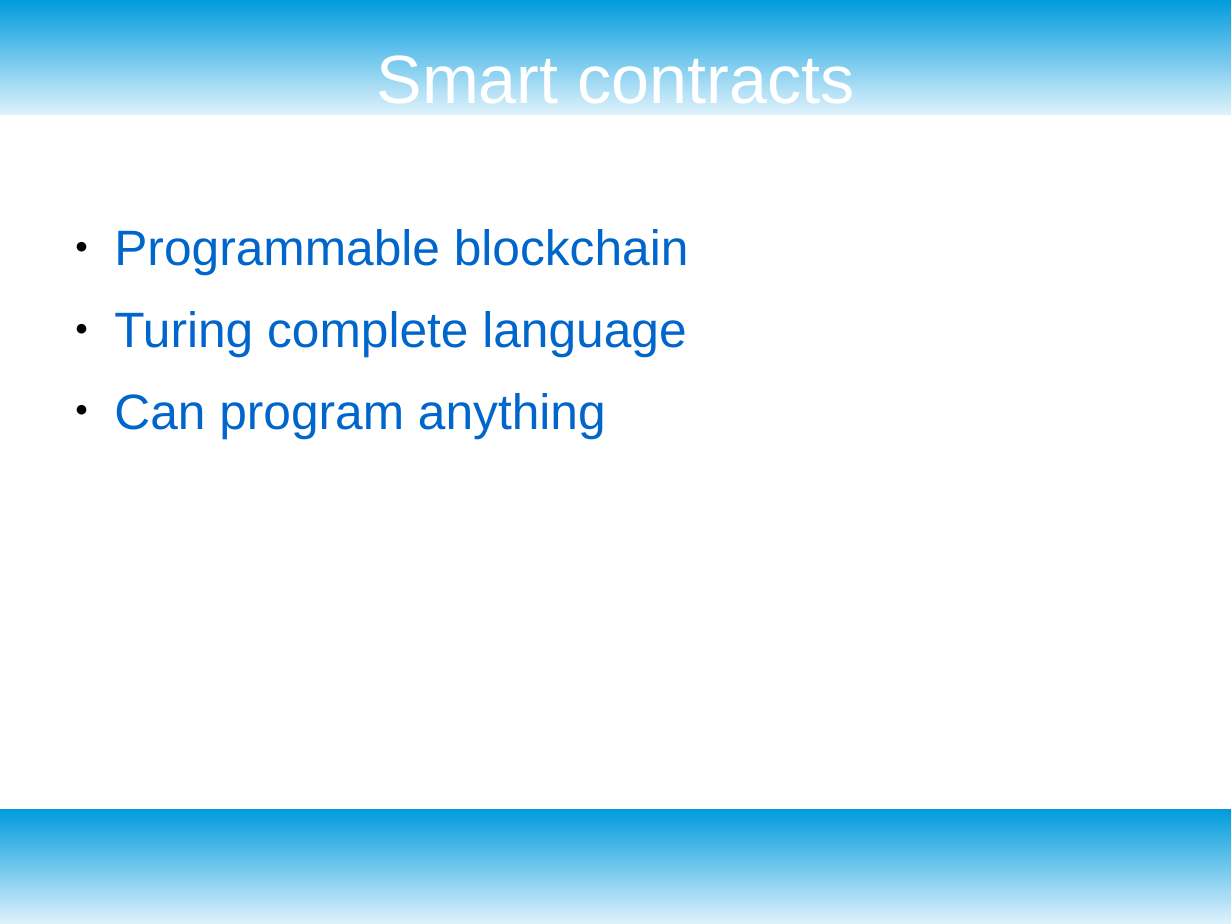
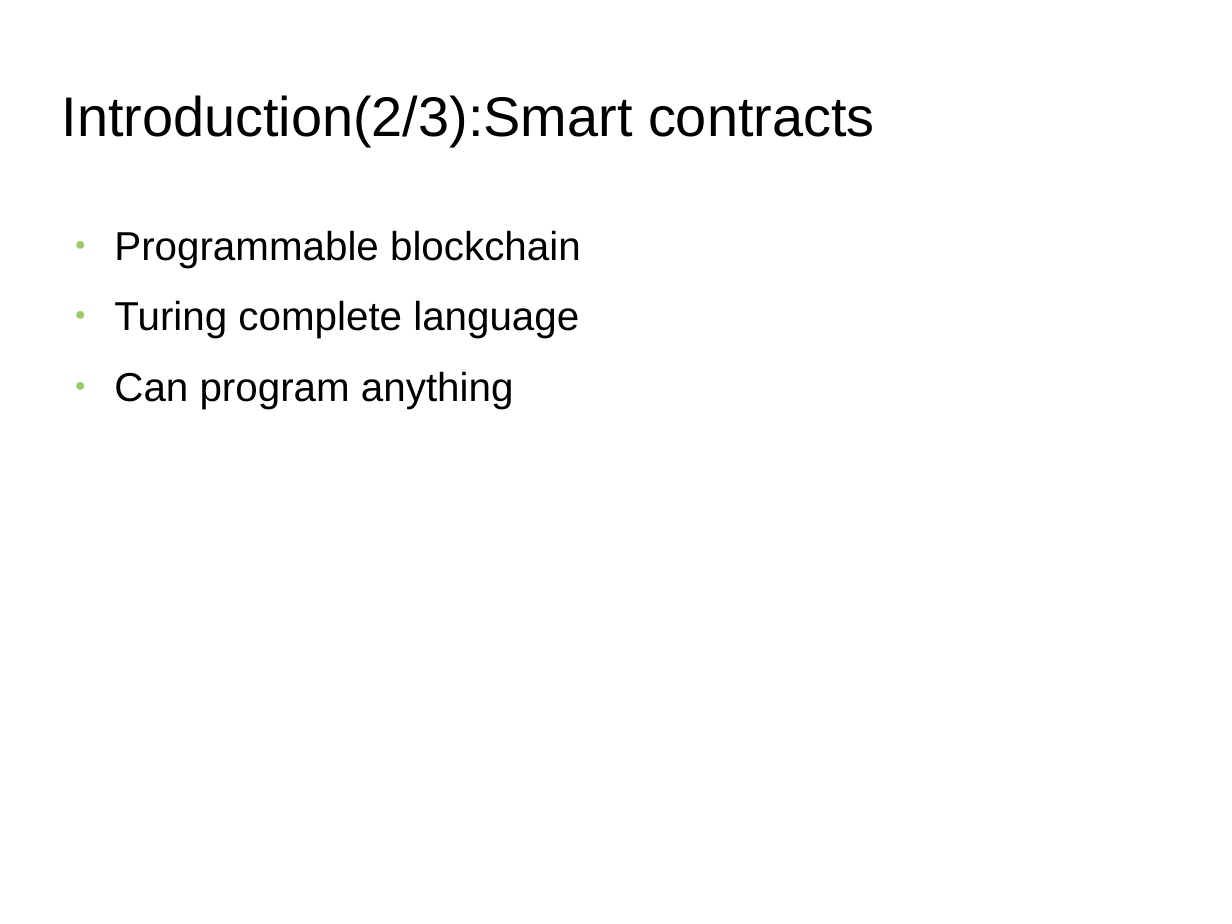
Before and after one commit to s2-t2/blockchain_reputation_system, a slide deck: slide 4 of documents/Presentation/Presentation.odp. Drawn at 1232x924 pixels with LibreOffice and Linux fonts; fonts in the diff are those of the drawing; background and template pictures are left out. Boxes give left, top, right and bottom in pixels: in the first picture for what was removed or moved away, otherwise in the second. Text is boxed around its words. In the diff, an @@ line names an element or a change of style, - is before the commit and + after.

```diff
--- a/documents/Presentation/Presentation.odp
+++ b/documents/Presentation/Presentation.odp
@@ rectangle removed at (0,0,1232,115) @@
@@ title at (62,95,875,146): text changed; size 44 to 36 pt; text colour #FFFFFF to #000000 @@
-Smart contracts
+Introduction(2/3):Smart contracts
@@ text "Programmable blockchain" at (114,230,581,409): size 32 to 26 pt, text colour #0066CC to #000000; bullet colour #000000 to #99CC66 @@
@@ rectangle removed at (0,809,1232,924) @@
```
Also in this commit, not shown: 8 other slides changed, 1 slide added, 3 slides removed, 12 other files.
